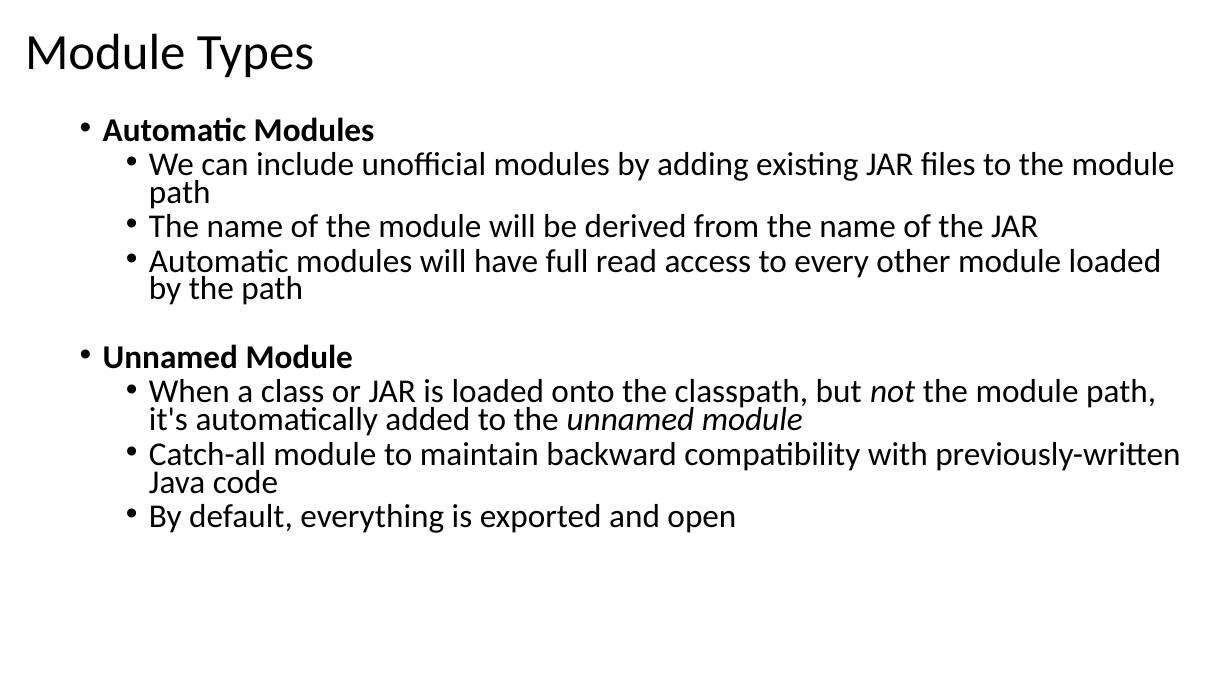
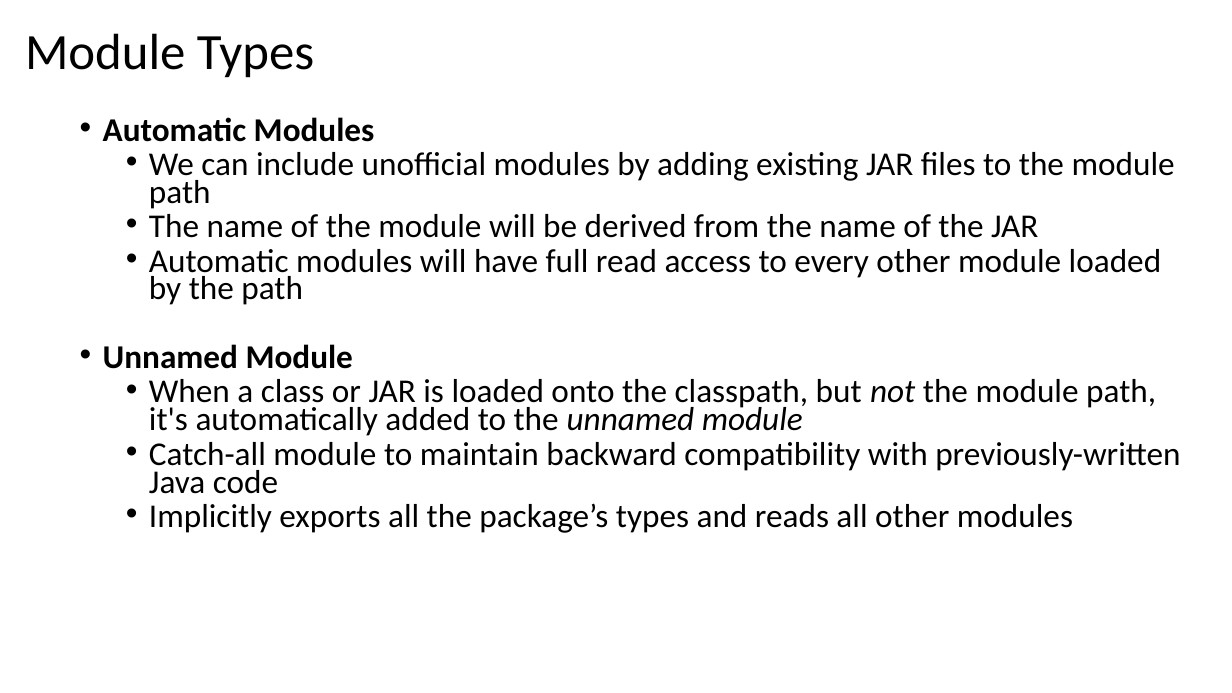
Before and after one commit to jpuopolo-wit/comp1050-lectures, a slide deck: slide 7 of java9-modules.pptx. Drawn at 1232x693 pixels with LibreOffice and Linux fonts; fonts in the diff are those of the drawing. Boxes give left, top, right and bottom in pixels: in the first picture for what was removed or moved away, otherwise in the second. Text is boxed around its words. In the diff, an @@ line names an element or a change of style, - is before the commit and + after.

Commit message:
Add some verbiage for the unnamed module

```diff
--- a/java9-modules.pptx
+++ b/java9-modules.pptx
@@ text at (149, 503, 1073, 533): text changed @@
-  • By default, everything is exported and open
+  • Implicitly exports all the package’s types and reads all other modules
```
Also in this commit, not shown: 1 other slide changed.
